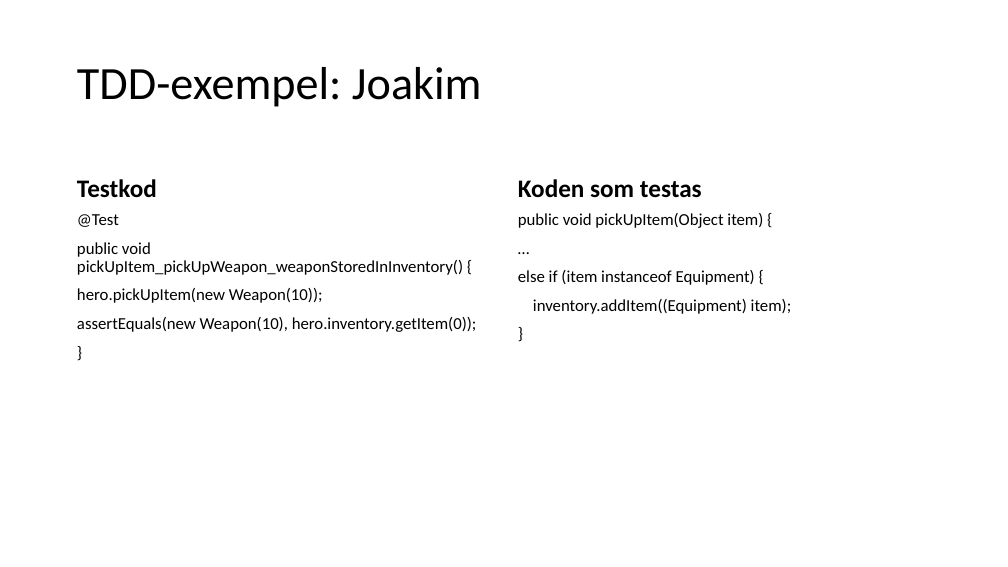
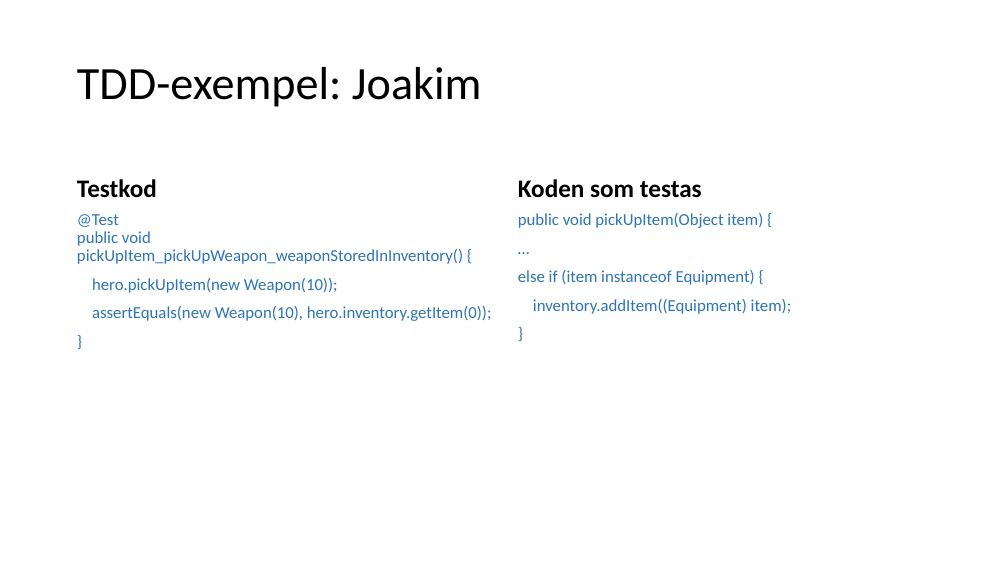
Before and after one commit to hampusidstam/InteGame, a slide deck: slide 7 of docs/Slutredovisning_grp5_v8.pptx. Drawn at 1008x567 pixels with LibreOffice and Linux fonts; fonts in the diff are those of the drawing. Boxes give left, top, right and bottom in pixels: in the first picture for what was removed or moved away, otherwise in the second. Text is boxed around its words. In the diff, an @@ line names an element or a change of style, - is before the commit and + after.

```diff
--- a/docs/Slutredovisning_grp5_v8.pptx
+++ b/docs/Slutredovisning_grp5_v8.pptx
@@ text "public void pickUpItem(Object item) {" at [518,213,792,314]: text colour #000000 to #2E75B6 @@
@@ text at [77,214,463,264]: text changed; text colour #000000 to #2E75B6 @@
-@Test
-public void pickUpItem_pickUpWeapon_weaponStoredInInventory() {
+@Test
+public void pickUpItem_pickUpWeapon_weaponStoredInInventory() {
@@ text at [92,278,492,321]: text colour #000000 to #2E75B6 in "hero.pickUpItem(new Weapon(10));", "assertEquals(new Weapon(10), hero.inventory.getItem(0));", "}" @@
```
Also in this commit, not shown: 9 other slides changed, 1 slide added, 2 slides removed, 1 other file.
